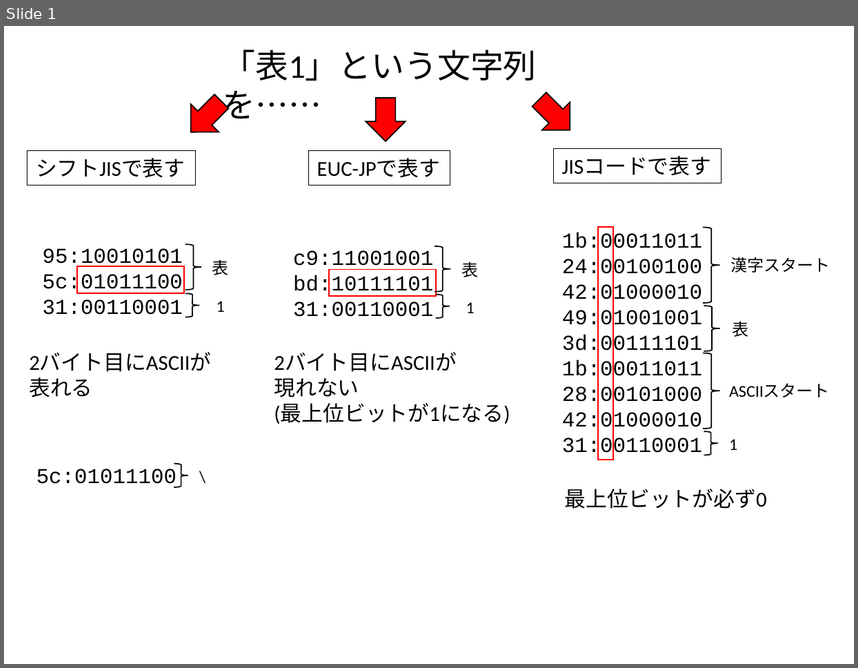
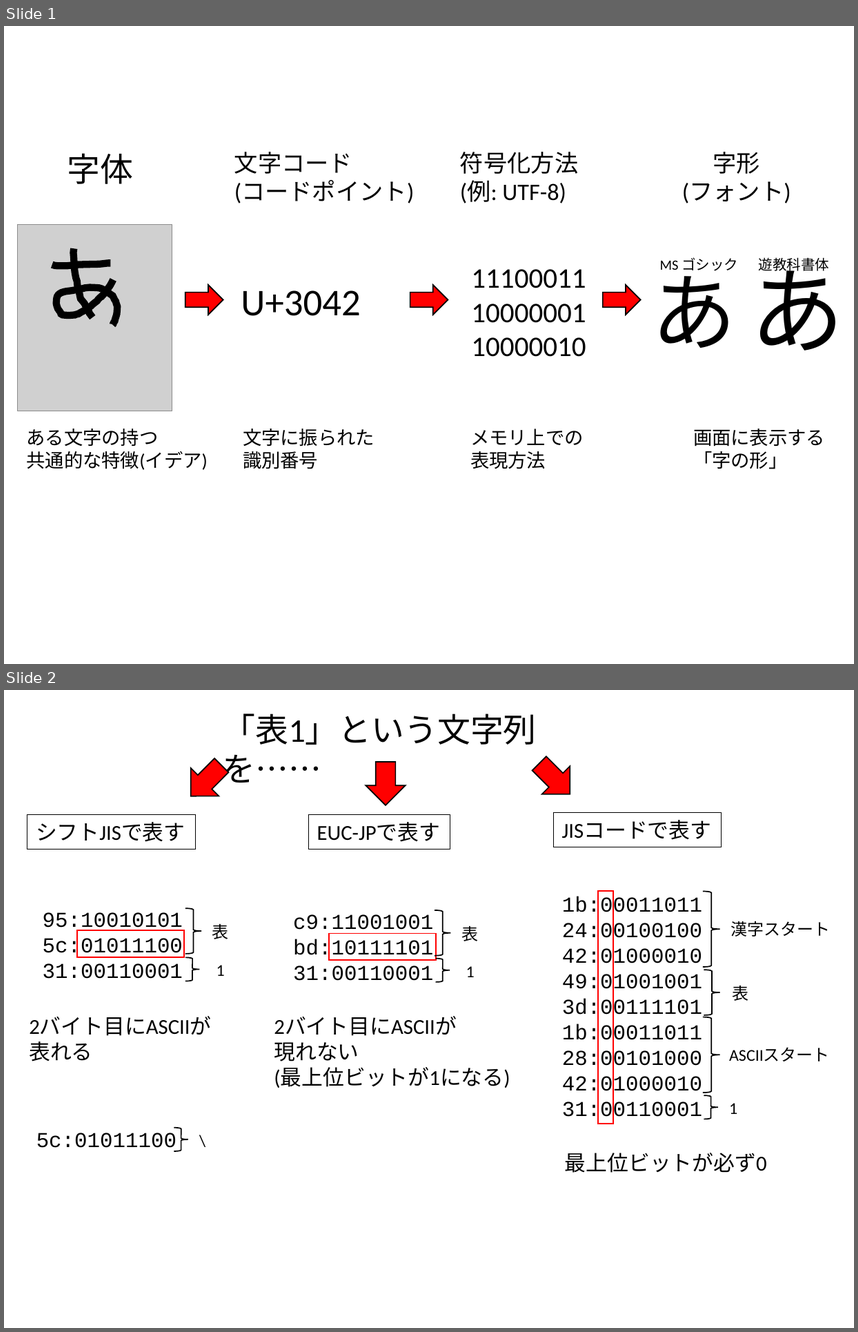
Before and after one commit to kaityo256/python_zero, a slide deck: string/fig/fig.pptx. Shown one above the other, each under a label of ours: slide 1 before the commit, slides 1 and 2 after it. The pictures are 858x668 and 858x1332 pixels, drawn with LibreOffice and Linux fonts; fonts in the diff are those of the drawing; grey boxes stand for pictures. Boxes give left, top, right and bottom in pixels: in the first picture for what was removed or moved away, otherwise in the second. Text is boxed around its words. In the diff, an @@ line names an element or a change of style, - is before the commit and + after.

```diff
--- a/string/fig/fig.pptx
+++ b/string/fig/fig.pptx
@@ slide 1 added at [4,26,854,664], background #FFFFFF @@
@@ text added at [67,153,133,184], 28 pt, text #000000 @@
+字体
@@ text added at [234,152,415,203], 20 pt, text #000000 @@
+文字コード
+(コードポイント)
@@ text added at [460,152,578,203], 20 pt, text #000000 @@
+符号化方法
+(例: UTF-8)
@@ text added at [682,152,791,203], 20 pt, text #000000 @@
+字形
+(フォント)
@@ picture added at [18,224,172,410] @@
@@ freeform shape added at [74,249,93,318], outline #000000 6 pt @@
@@ freeform shape added at [52,263,111,265], outline #000000 6 pt @@
@@ text added at [471,269,586,357], 24 pt, text #000000 @@
+11100011
+10000001
+10000010
@@ text added at [652,257,737,348], 72 pt, text #000000 @@
+あ
@@ text added at [660,257,738,271], 12 pt, text #000000 @@
+MS ゴシック
@@ text added at [750,257,844,350], 80 pt, text #000000 @@
+あ
@@ text added at [759,257,830,274], 12 pt, text #000000 @@
+遊教科書体
@@ freeform shape added at [56,279,118,324], outline #000000 6 pt @@
@@ right arrow added at [185,285,223,314], fill #FF0000, outline #000000 1 pt @@
@@ text added at [241,290,360,316], 32 pt, text #000000 @@
+U+3042
@@ right arrow added at [410,285,448,314], fill #FF0000, outline #000000 1 pt @@
@@ right arrow added at [602,285,640,314], fill #FF0000, outline #000000 1 pt @@
@@ text added at [27,428,208,470], 16 pt, text #000000 @@
+ある文字の持つ
+共通的な特徴(イデア)
@@ text added at [243,428,375,469], 16 pt, text #000000 @@
+文字に振られた
+識別番号
@@ text added at [470,428,584,469], 16 pt, text #000000 @@
+メモリ上での
+表現方法
@@ text added at [693,428,825,469], 16 pt, text #000000 @@
+画面に表示する
+「字の形」
@@ what was slide 1 is now slide 2 @@
```
Also in this commit, not shown: 1 other file.
